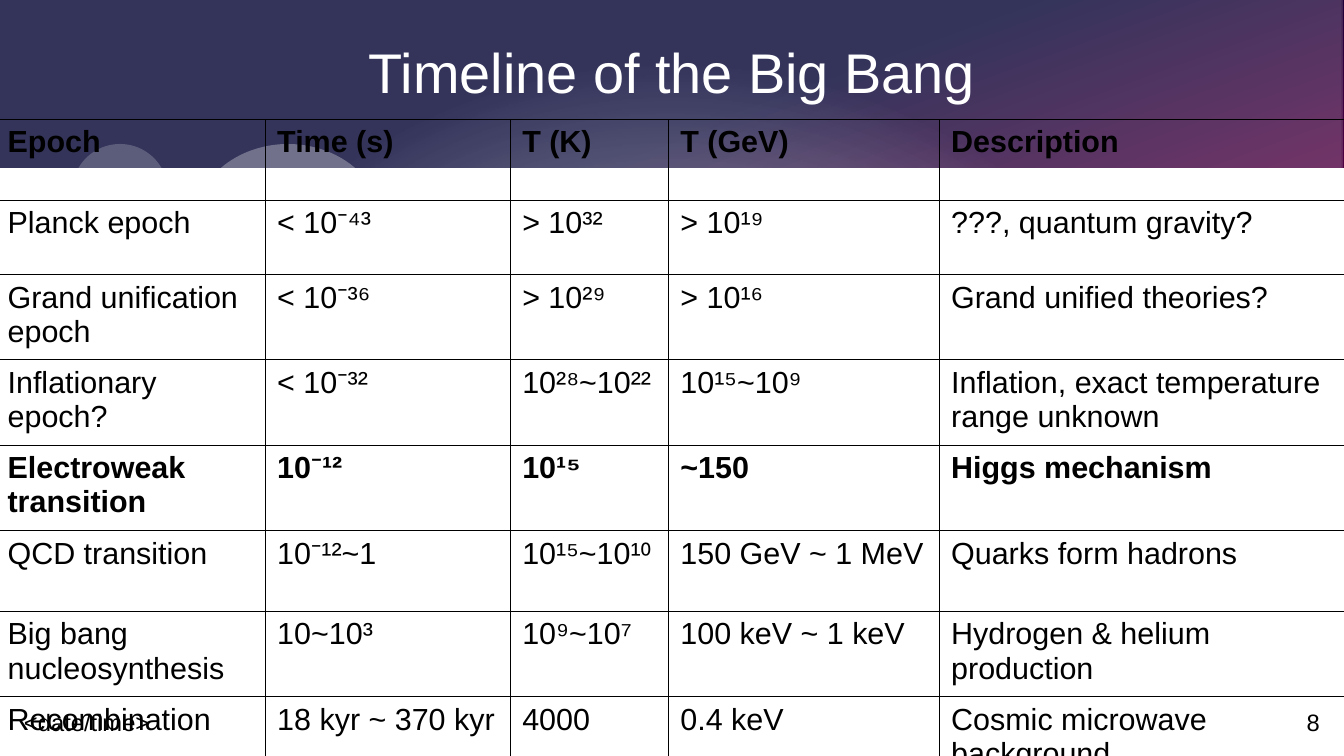
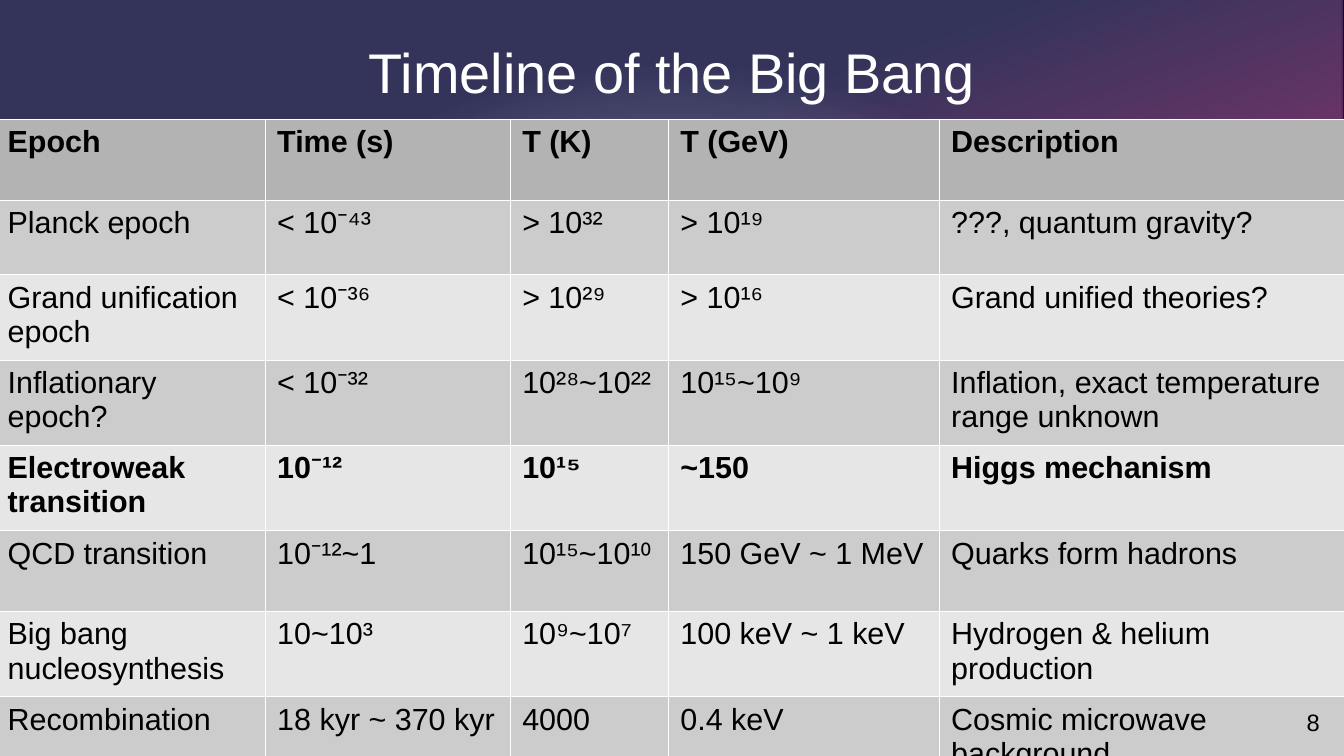
Before and after one commit to AgenttiX/msc-thesis2, a slide deck: slide 8 of cft_meetup_presentation/cft_meetup_slides.odp. Drawn at 1344x756 pixels with LibreOffice and Linux fonts; fonts in the diff are those of the drawing. Boxes give left, top, right and bottom in pixels: in the first picture for what was removed or moved away, otherwise in the second. Text is boxed around its words. In the diff, an @@ line names an element or a change of style, - is before the commit and + after.

```diff
--- a/cft_meetup_presentation/cft_meetup_slides.odp
+++ b/cft_meetup_presentation/cft_meetup_slides.odp
@@ table at box(0, 120, 1344, 756) @@
@@ fill none to #B3B3B3 in row 1 @@
@@ fill none to #CCCCCC in 20 cells @@
@@ fill none to #E6E6E6 in 15 cells @@
@@ borders changed @@
```
Also in this commit, not shown: 5 other slides changed, 1 other file.
